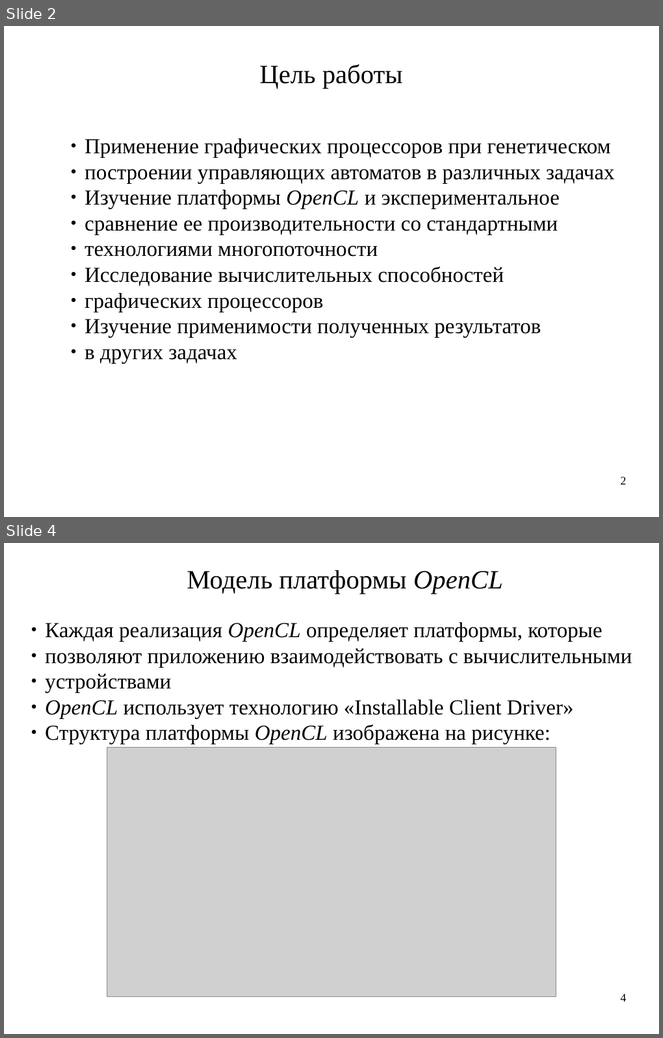
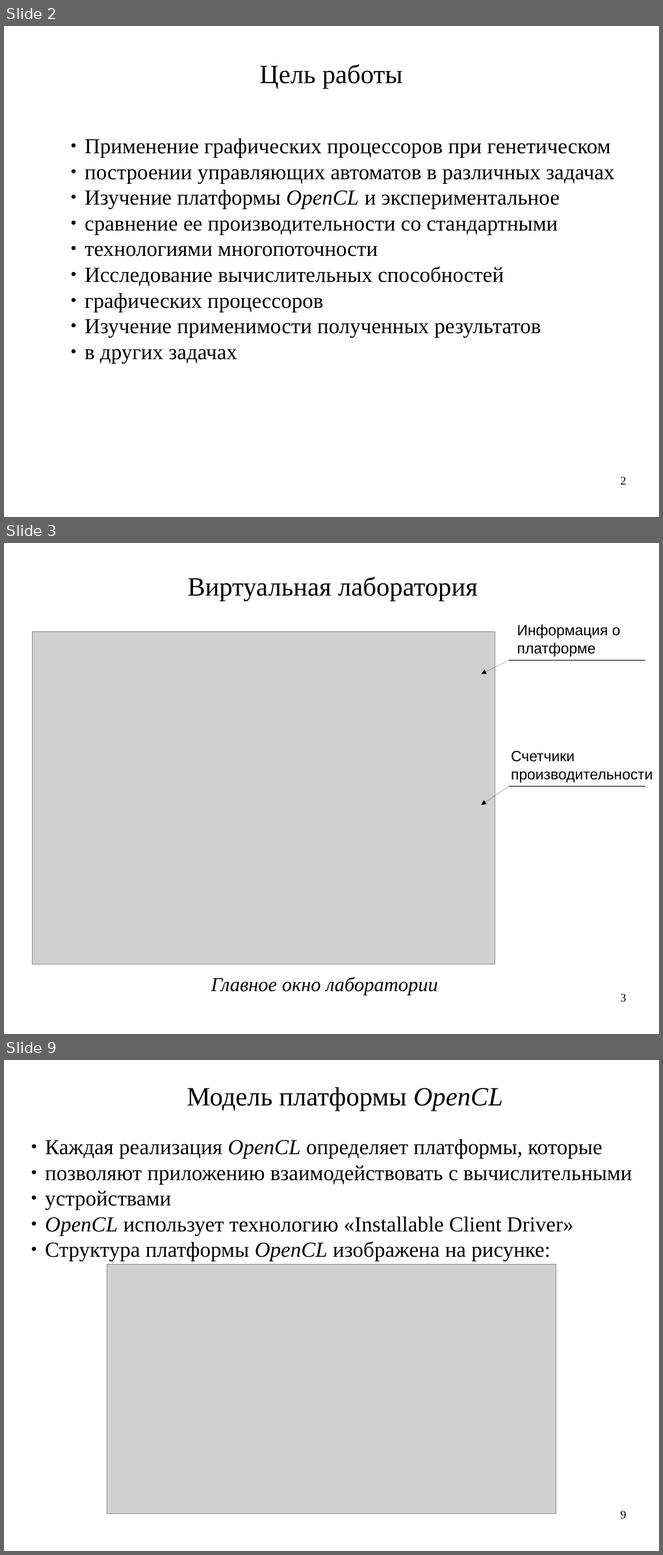
Before and after one commit to artem-bochkarev/master-work, a slide deck: Papers/PresentationKMU.odp. Shown one above the other, each under a label of ours: slides 2 and 4 before the commit, slides 2, 3 and 9 after it; the slides between them are not shown. The pictures are 663x1038 and 663x1555 pixels, drawn with LibreOffice and Linux fonts; fonts in the diff are those of the drawing; grey boxes stand for pictures. Boxes give left, top, right and bottom in pixels: in the first picture for what was removed or moved away, otherwise in the second. Text is boxed around its words. In the diff, an @@ line names an element or a change of style, - is before the commit and + after.

Commit message:
New images and presentation

```diff
--- a/Papers/PresentationKMU.odp
+++ b/Papers/PresentationKMU.odp
@@ slide 3 added at [4, 543, 659, 1034], background #FFFFFF @@
@@ text added at [188, 577, 478, 601], 32 pt, text #000000 @@
+Виртуальная лаборатория
@@ picture added at [32, 632, 495, 965] @@
@@ text added at [518, 624, 621, 657], 18 pt, text #000000 @@
+Информация о
+платформе
@@ arrow added from (509, 660) to (482, 674), #000000 0 pt @@
@@ line added from (646, 660) to (509, 660), #000000 0 pt @@
@@ text added at [511, 751, 653, 783], 18 pt, text #000000 @@
+Счетчики
+производительности
@@ arrow added from (509, 786) to (482, 805), #000000 0 pt @@
@@ line added from (646, 786) to (509, 786), #000000 0 pt @@
@@ text added at [211, 977, 438, 995], 24 pt, text #000000, italic @@
+Главное окно лаборатории
@@ page number added at [621, 994, 627, 1002], 14 pt, text #000000 @@
+3
@@ what was slide 4 is now slide 9 @@
@@ page number at [621, 1511, 627, 1519]: text changed @@
-4
+9
```
Also in this commit, not shown: 1 slide changed, 4 other slides added, 2 other files.
